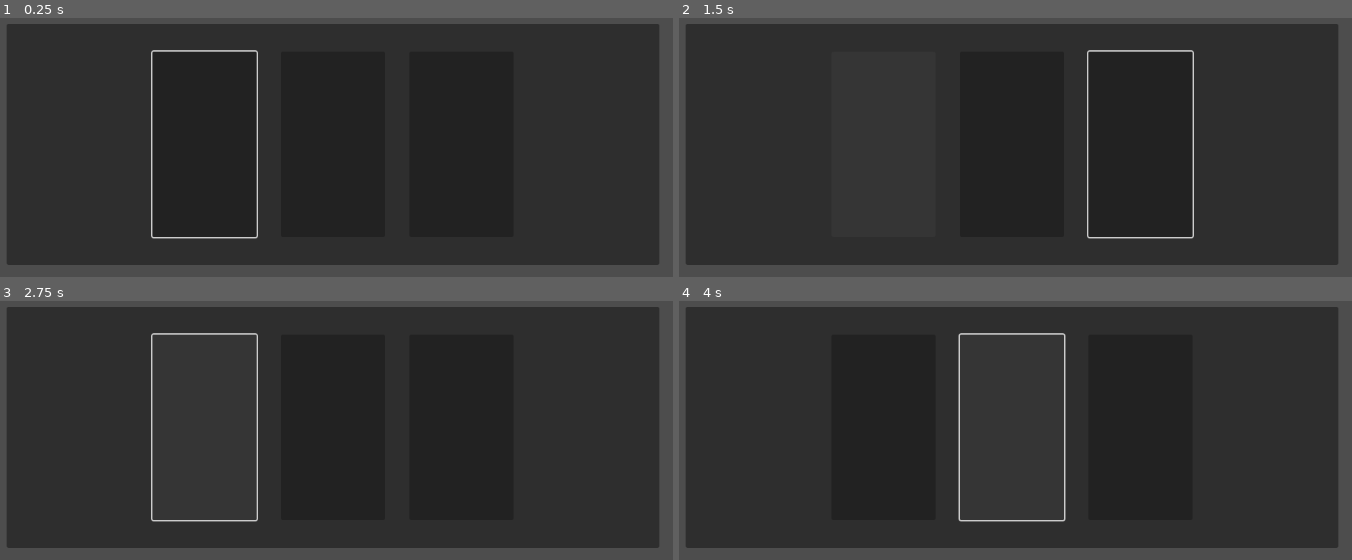
Above: before the commit, frames 1-4 (two rows, left to right).
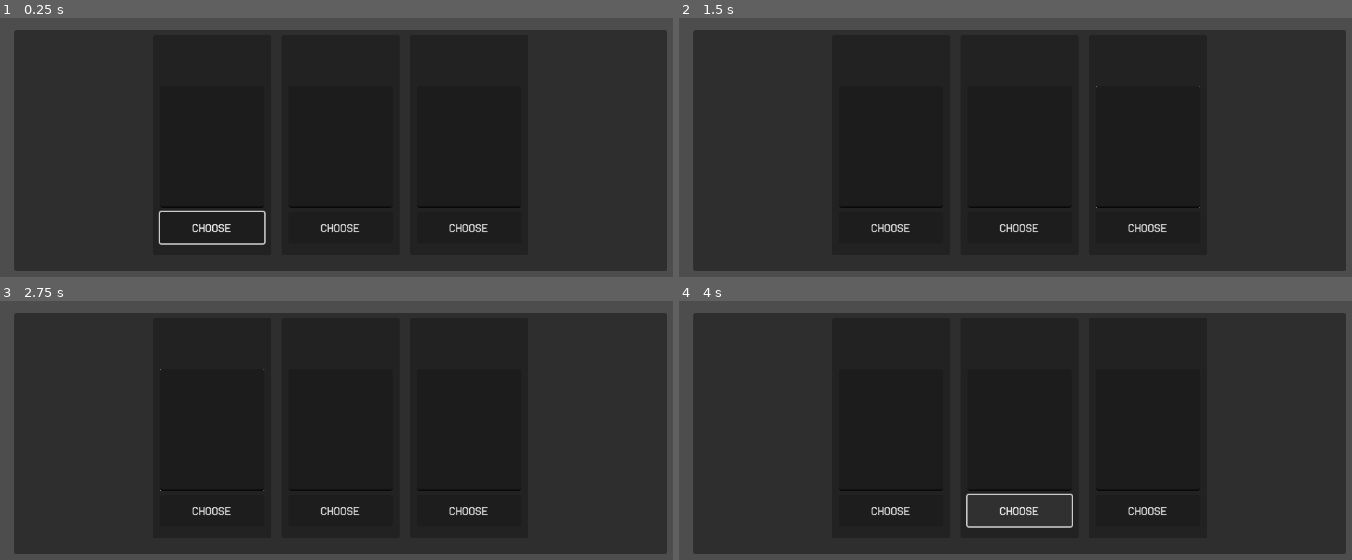
Above: after the commit, the same moments.

Repository: AlexandruPites/IterationX
Game: Godot game, scene res://scenes/level_up_menu.tscn
Two runs of this game, one before a commit and one after it. Both use one fixed random seed, a clock stepped at 60 frames per second and the inputs below. This scene is started directly instead of the project's main scene.
Inputs (mouse positions are in pixels of both pictures, inside the frame that each line leads up to):
- Up to frame 1 (0.25 s): no input
- Up to frame 2 (1.5 s): tap Enter at 0.5 s; move the mouse to (1190, 121) at 0.52 s; press the mouse at (1190, 121) at 0.53 s; hold D (right) 0.53-1.28 s; move the mouse to (853, 165) at 1.27 s; release the mouse at (853, 165) at 1.28 s; hold S (down) from 1.28 s (still down); right-click (853, 165) at 1.35 s
- Up to frame 3 (2.75 s): click (174, 448) at 2 s; move the mouse to (410, 326) at 2.02 s; release S (down) at 2.03 s; press the mouse at (410, 326) at 2.03 s; hold D (right) from 2.03 s (still down)
- Up to frame 4 (4 s): move the mouse to (975, 515) at 2.77 s; release D (right) at 2.78 s; release the mouse at (975, 515) at 2.78 s; hold W (up) 2.78-3.53 s; right-click (975, 515) at 2.85 s; click (975, 515) at 3.5 s; move the mouse to (1251, 495) at 3.52 s; press the mouse at (1251, 495) at 3.53 s; hold A (left) from 3.53 s (still down)

The runs differ from the first frame. In frame 1, 7.9% of the frame differs, in the area x 1-100%, y 2-98%; in frame 2, 14%; in frame 3, 14%; in frame 4, 14%.

Commit message:
Better level up ui

Diff:
--- a/scenes/level_up_menu.tscn
+++ b/scenes/level_up_menu.tscn
@@ -1,6 +1,7 @@
-[gd_scene load_steps=3 format=3 uid="uid://xiaoc43tp3t2"]
+[gd_scene load_steps=4 format=3 uid="uid://xiaoc43tp3t2"]
 
 [ext_resource type="Script" path="res://scripts/level_up_menu.gd" id="1_vc0vw"]
+[ext_resource type="FontFile" uid="uid://ch4eyovb85f2h" path="res://VCR_OSD_MONO_1.001.ttf" id="2_7anh3"]
 [ext_resource type="Script" path="res://scripts/ButtonGrab.gd" id="2_eetba"]
 
 [node name="LevelUpMenu" type="Control"]
@@ -9,6 +10,10 @@
 anchors_preset = 15
 anchor_right = 1.0
 anchor_bottom = 1.0
+offset_left = 11.0
+offset_top = 9.0
+offset_right = 11.0
+offset_bottom = 9.0
 grow_horizontal = 2
 grow_vertical = 2
 script = ExtResource("1_vc0vw")
@@ -27,26 +32,124 @@
 grow_horizontal = 2
 grow_vertical = 2
 
-[node name="Choice1" type="Button" parent="Panel"]
-offset_left = 210.0
-offset_top = 40.0
-offset_right = 360.0
-offset_bottom = 307.0
+[node name="Panel1" type="Panel" parent="Panel"]
+layout_mode = 0
+offset_left = 200.0
+offset_top = 7.0
+offset_right = 370.0
+offset_bottom = 324.0
+
+[node name="Choice1" type="Button" parent="Panel/Panel1"]
+texture_filter = 1
+layout_mode = 0
+offset_left = 10.0
+offset_top = 255.0
+offset_right = 160.0
+offset_bottom = 300.0
+theme_override_fonts/font = ExtResource("2_7anh3")
+text = "CHOOSE"
 script = ExtResource("2_eetba")
 
-[node name="Choice2" type="Button" parent="Panel"]
+[node name="Texture1" type="TextureRect" parent="Panel/Panel1/Choice1"]
+texture_filter = 1
 layout_mode = 0
-offset_left = 395.0
-offset_top = 40.0
-offset_right = 545.0
-offset_bottom = 307.0
+offset_left = 43.0
+offset_top = -250.0
+offset_right = 107.0
+offset_bottom = -186.0
+stretch_mode = 4
 
-[node name="Choice3" type="Button" parent="Panel"]
-offset_left = 580.0
-offset_top = 40.0
-offset_right = 730.0
-offset_bottom = 307.0
+[node name="TextEdit" type="TextEdit" parent="Panel/Panel1/Choice1"]
+texture_filter = 1
+layout_mode = 0
+offset_top = -181.0
+offset_right = 150.0
+offset_bottom = -6.0
+editable = false
+context_menu_enabled = false
+shortcut_keys_enabled = false
+selecting_enabled = false
+deselect_on_focus_loss_enabled = false
+drag_and_drop_selection_enabled = false
+virtual_keyboard_enabled = false
+middle_mouse_paste_enabled = false
 
-[connection signal="pressed" from="Panel/Choice1" to="." method="_on_choice_1_pressed"]
-[connection signal="pressed" from="Panel/Choice2" to="." method="_on_choice_2_pressed"]
-[connection signal="pressed" from="Panel/Choice3" to="." method="_on_choice_3_pressed"]
+[node name="Panel2" type="Panel" parent="Panel"]
+offset_left = 385.0
+offset_top = 7.0
+offset_right = 555.0
+offset_bottom = 324.0
+
+[node name="Choice2" type="Button" parent="Panel/Panel2"]
+texture_filter = 1
+layout_mode = 0
+offset_left = 10.0
+offset_top = 255.0
+offset_right = 160.0
+offset_bottom = 300.0
+theme_override_fonts/font = ExtResource("2_7anh3")
+text = "CHOOSE"
+
+[node name="Texture2" type="TextureRect" parent="Panel/Panel2/Choice2"]
+texture_filter = 1
+layout_mode = 0
+offset_left = 43.0
+offset_top = -250.0
+offset_right = 107.0
+offset_bottom = -186.0
+
+[node name="TextEdit" type="TextEdit" parent="Panel/Panel2/Choice2"]
+texture_filter = 1
+offset_top = -181.0
+offset_right = 150.0
+offset_bottom = -6.0
+editable = false
+context_menu_enabled = false
+shortcut_keys_enabled = false
+selecting_enabled = false
+deselect_on_focus_loss_enabled = false
+drag_and_drop_selection_enabled = false
+virtual_keyboard_enabled = false
+middle_mouse_paste_enabled = false
+
+[node name="Panel3" type="Panel" parent="Panel"]
+offset_left = 570.0
+offset_top = 7.0
+offset_right = 740.0
+offset_bottom = 324.0
+
+[node name="Choice3" type="Button" parent="Panel/Panel3"]
+texture_filter = 1
+layout_mode = 0
+offset_left = 10.0
+offset_top = 255.0
+offset_right = 160.0
+offset_bottom = 300.0
+theme_override_fonts/font = ExtResource("2_7anh3")
+text = "CHOOSE"
+
+[node name="Texture3" type="TextureRect" parent="Panel/Panel3/Choice3"]
+texture_filter = 1
+layout_mode = 0
+offset_left = 43.0
+offset_top = -250.0
+offset_right = 107.0
+offset_bottom = -186.0
+
+[node name="TextEdit" type="TextEdit" parent="Panel/Panel3/Choice3"]
+texture_filter = 1
+offset_top = -181.0
+offset_right = 150.0
+offset_bottom = -6.0
+editable = false
+context_menu_enabled = false
+shortcut_keys_enabled = false
+selecting_enabled = false
+deselect_on_focus_loss_enabled = false
+drag_and_drop_selection_enabled = false
+virtual_keyboard_enabled = false
+middle_mouse_paste_enabled = false
+
+[connection signal="pressed" from="Panel/Panel1/Choice1" to="." method="_on_choice_1_pressed"]
+[connection signal="pressed" from="Panel/Panel2/Choice2" to="." method="_on_choice_2_pressed"]
+[connection signal="pressed" from="Panel/Panel3/Choice3" to="." method="_on_choice_3_pressed"]
Not shown: 1 places in scenes/pause_screen.tscn that only renumber resources
